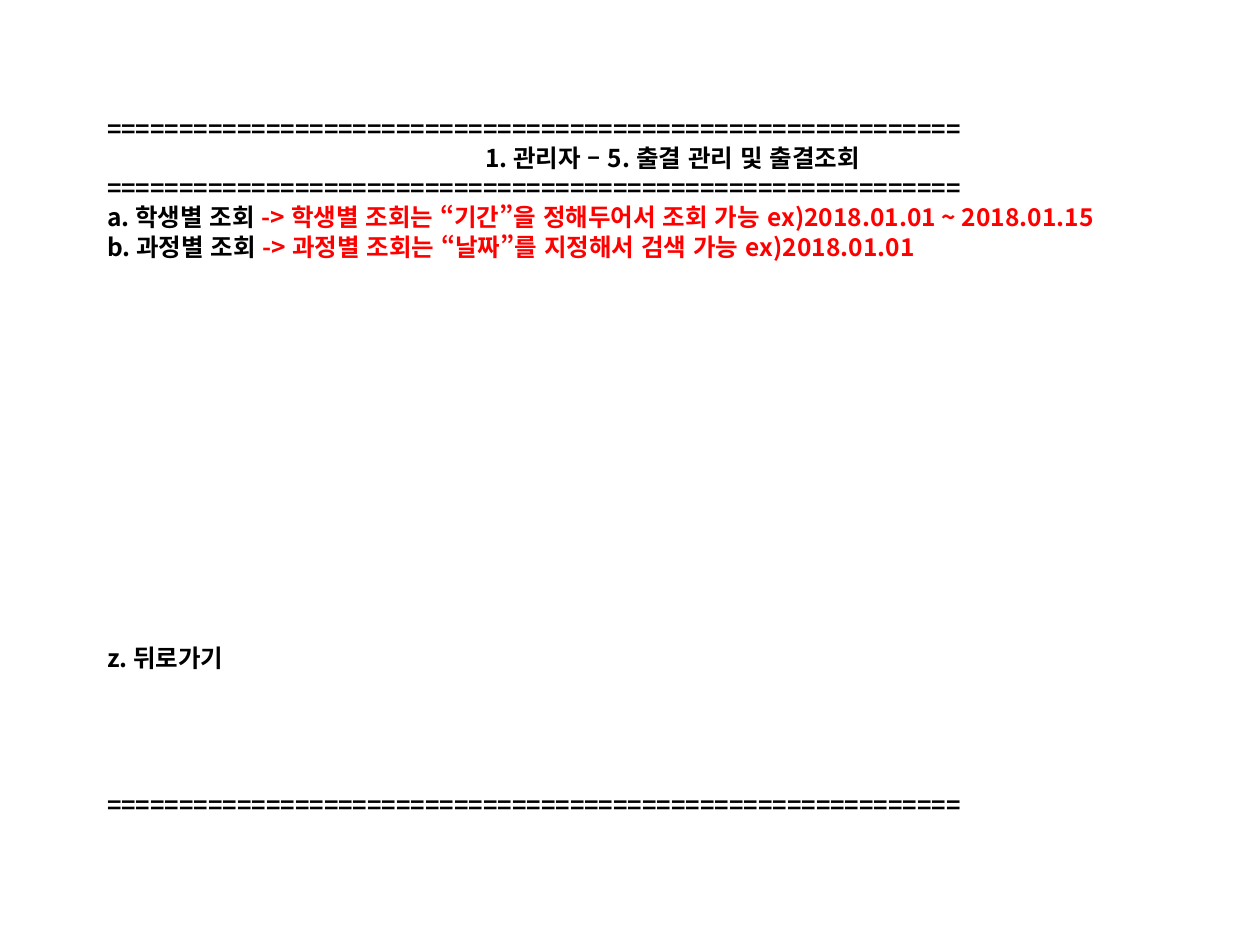
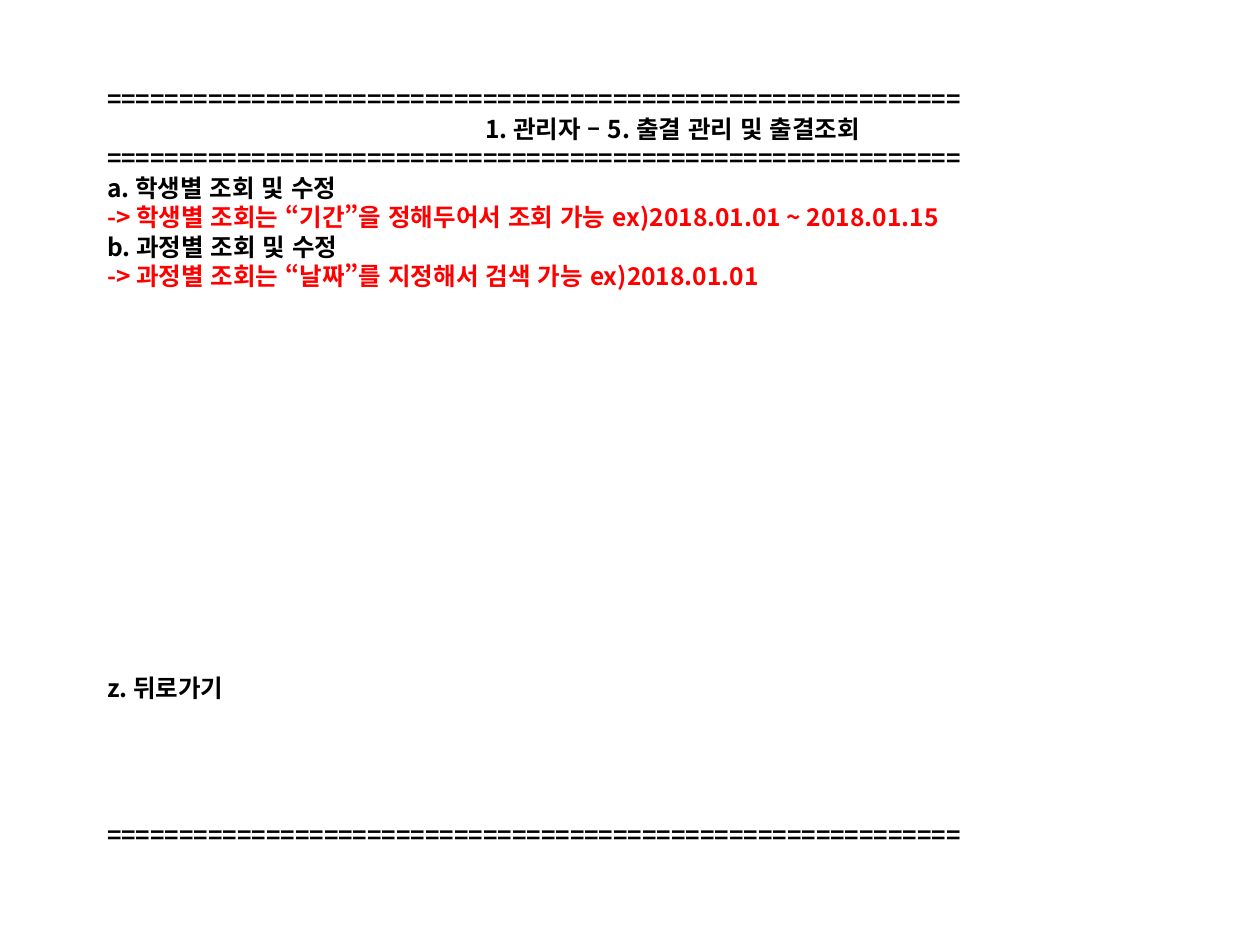
Before and after one commit to Yian-Kim/SEDU-Center, a slide deck: slide 43 of 03. 화면설계/01. 관리자/[디비2조]화면설계_관리자.pptx. Drawn at 1260x945 pixels with LibreOffice and Linux fonts; fonts in the diff are those of the drawing. Boxes give left, top, right and bottom in pixels: in the first picture for what was removed or moved away, otherwise in the second. Text is boxed around its words. In the diff, an @@ line names an element or a change of style, - is before the commit and + after.

Commit message:
Modify File [[디비2조]화면설계_관리자.pptx]
1. POWER POINT 파일 수정

- [디비2조]화면설계_관리자.pptx 파일 수정
  (03. 화면설계\01. 관리자\[디비2조]화면설계_관리자.pptx)
- 관리자 메뉴 5번 출결 관리 및 출결조회 수정
- 근태상황 수정 기능 추가

```diff
--- a/03. 화면설계/01. 관리자/[디비2조]화면설계_관리자.pptx
+++ b/03. 화면설계/01. 관리자/[디비2조]화면설계_관리자.pptx
@@ text at <box>107,176,939,290</box>: text changed @@
-===========================================================
-a. 학생별 조회 -> 학생별 조회는 “기간”을 정해두어서 조회 가능 ex)2018.01.01 ~ 2018.01.15
-b. 과정별 조회 -> 과정별 조회는 “날짜”를 지정해서 검색 가능 ex)2018.01.01
+===========================================================
+a. 학생별 조회 및 수정
+-> 학생별 조회는 “기간”을 정해두어서 조회 가능 ex)2018.01.01 ~ 2018.01.15
+b. 과정별 조회 및 수정
+-> 과정별 조회는 “날짜”를 지정해서 검색 가능 ex)2018.01.01
```
Also in this commit, not shown: 9 other slides changed, 1 slide added.
